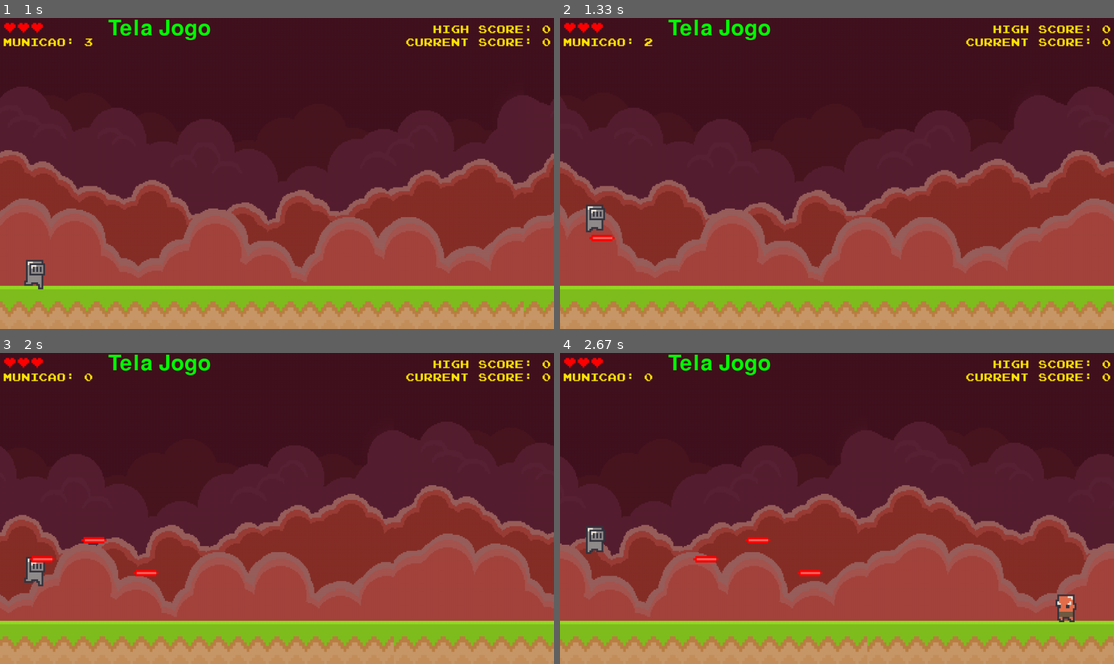
Above: before the commit, frames 1-4 (two rows, left to right).
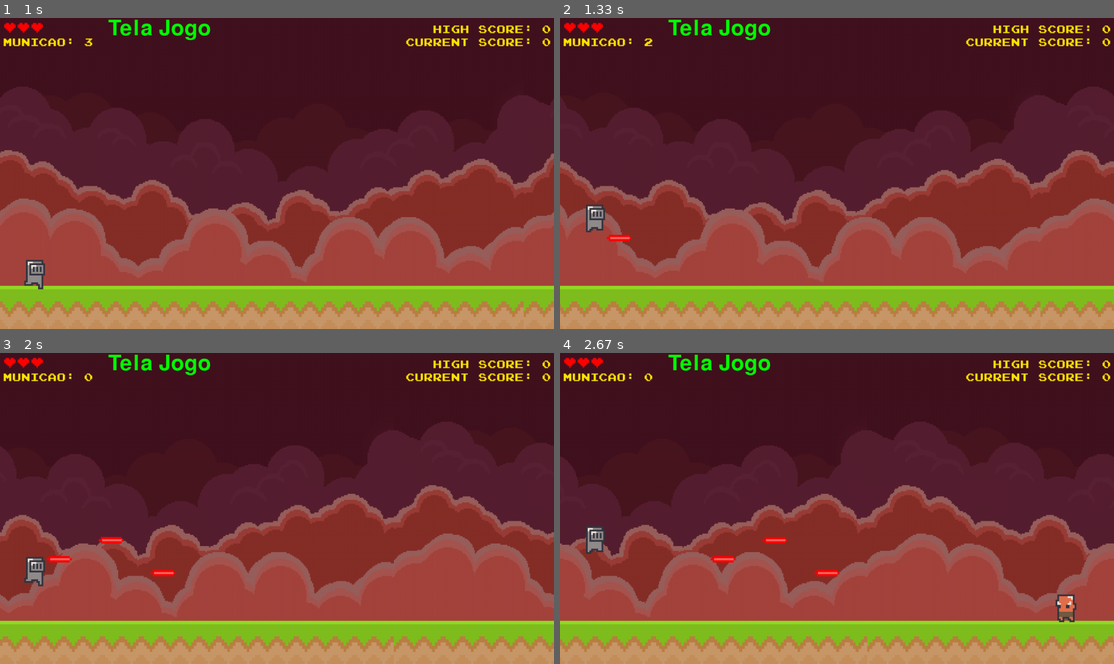
Above: after the commit, the same moments.

Repository: insper-classroom/devlife-23-1-projeto-pygame-henrique-e-guilherme
Game: pygame game, started from jogo/funcoes/jogo.py
Two runs of this game, one before a commit and one after it. Both use one fixed random seed, a clock stepped at 60 frames per second and the inputs below.
Inputs (mouse positions are in pixels of both pictures, inside the frame that each line leads up to):
- Up to frame 1 (1 s): tap Space at 0.33, 0.73 s
- Up to frame 2 (1.33 s): tap Space at 1.03 s; click (665, 126) at 1.22 s
- Up to frame 3 (2 s): click (481, 617) at 1.55 s; click (288, 402) at 1.88 s
- Up to frame 4 (2.67 s): tap Space at 2.23 s

Frame 1 is identical in both runs. In frame 2, 0.1% of the frame differs, in the area x 5-13%, y 69-72%; in frame 3, 0.4%, in the area x 5-32%, y 59-72%; in frame 4, 0.4%.

Commit message:
mudança no som do tiro

Diff:
--- a/jogo/funcoes/classes.py
+++ b/jogo/funcoes/classes.py
@@ -417,7 +417,7 @@
         self.rect = self.image.get_rect()
 
         self.rect.centery = jogador_center_y
-        self.rect.centerx = 60
+        self.rect.centerx = 100
 
         self.som = pygame.mixer.Sound('jogo/assets/tiro_som.mp3')
 
Not shown, changed: jogo/assets/pontuou_som.mp3
Not shown, changed: jogo/assets/tiro_som.mp3
